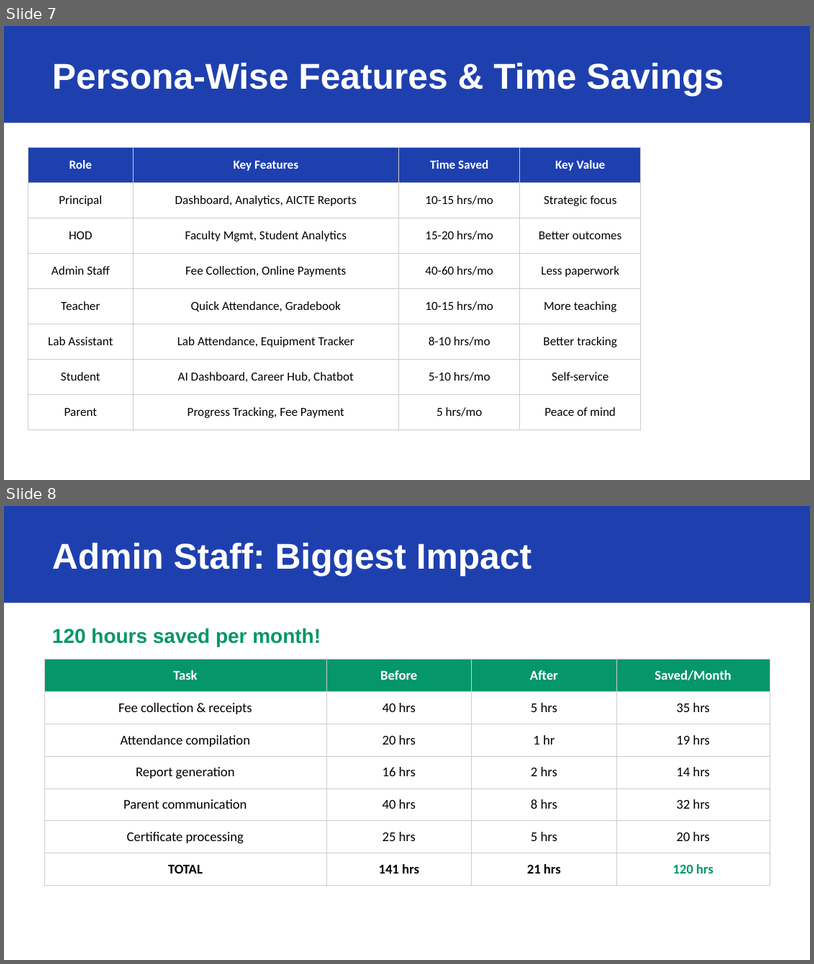
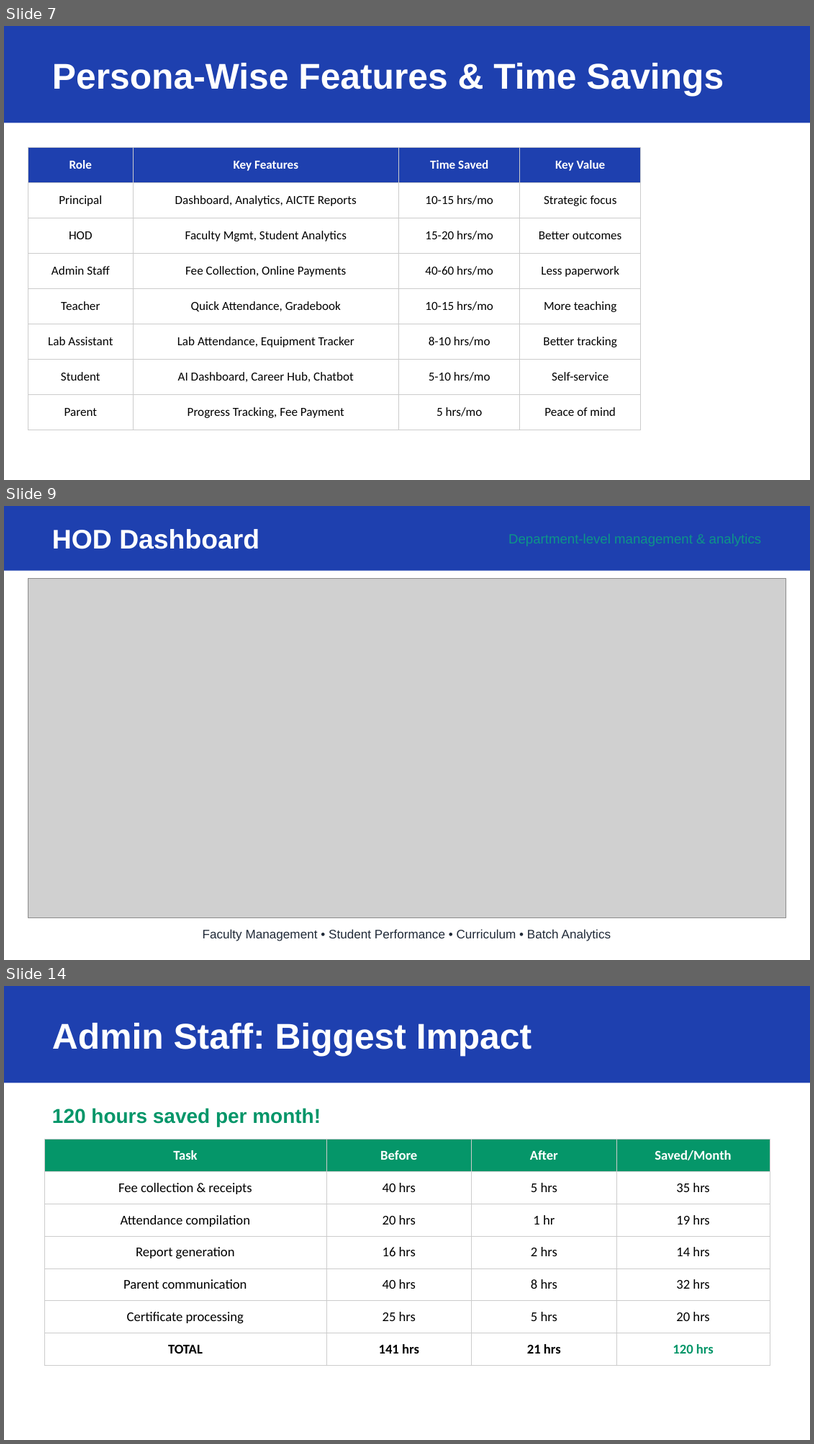
Before and after one commit to gsriramve/edunexus, a slide deck: docs/sales/EduNexus_Sales_Pitch.pptx. Shown one above the other, each under a label of ours: slides 7 and 8 before the commit, slides 7, 9 and 14 after it; the slides between them are not shown. The pictures are 814x964 and 814x1444 pixels, drawn with LibreOffice and Linux fonts; fonts in the diff are those of the drawing; grey boxes stand for pictures. Boxes give left, top, right and bottom in pixels: in the first picture for what was removed or moved away, otherwise in the second. Text is boxed around its words. In the diff, an @@ line names an element or a change of style, - is before the commit and + after.

```diff
--- a/docs/sales/EduNexus_Sales_Pitch.pptx
+++ b/docs/sales/EduNexus_Sales_Pitch.pptx
@@ slide 9 added at (4, 506, 810, 960), background #FFFFFF @@
@@ rectangle added at (4, 506, 810, 571), fill #1E40AF @@
@@ text added at (52, 529, 260, 549), 24 pt, text #FFFFFF, bold @@
+HOD Dashboard
@@ text added at (509, 533, 761, 546), 12 pt, text #0D9488 @@
+Department-level management & analytics
@@ picture added at (28, 579, 786, 917) @@
@@ text added at (203, 929, 612, 941), 11 pt, text #1F2937 @@
+Faculty Management • Student Performance • Curriculum • Batch Analytics
@@ what was slide 8 is now slide 14 @@
```
Also in this commit, not shown: 5 other slides added, 1 other file.
